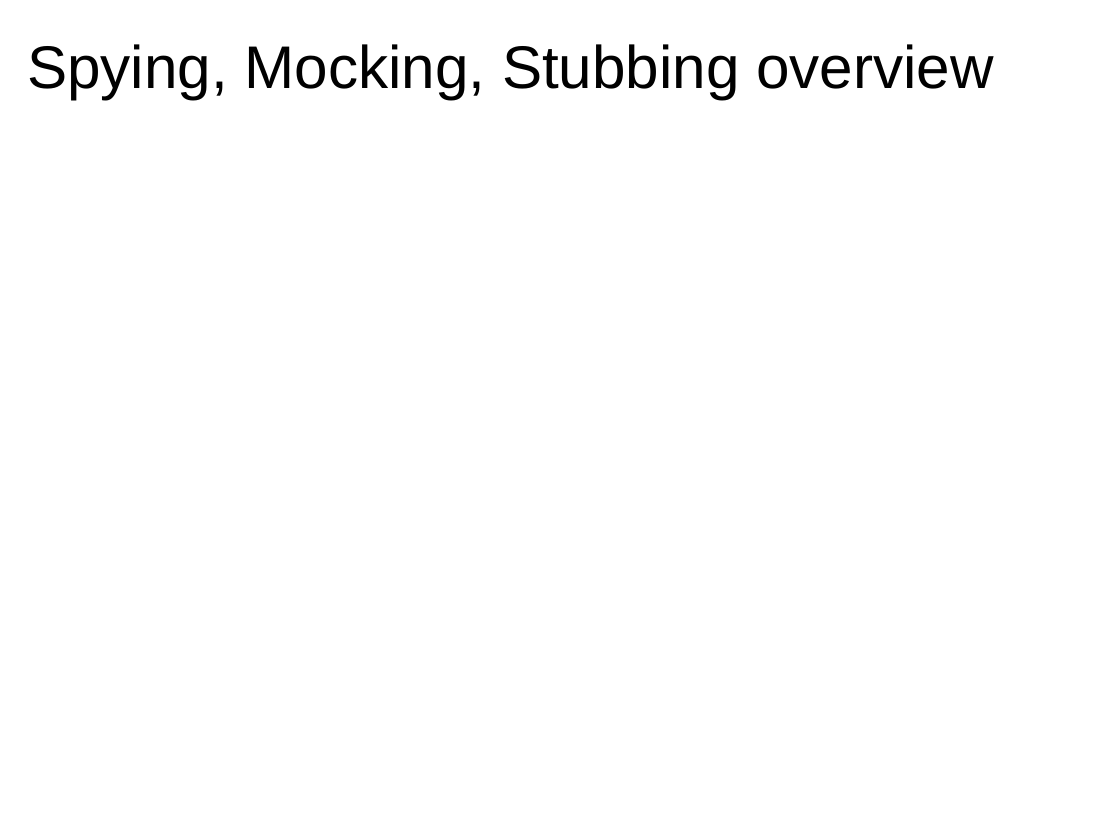
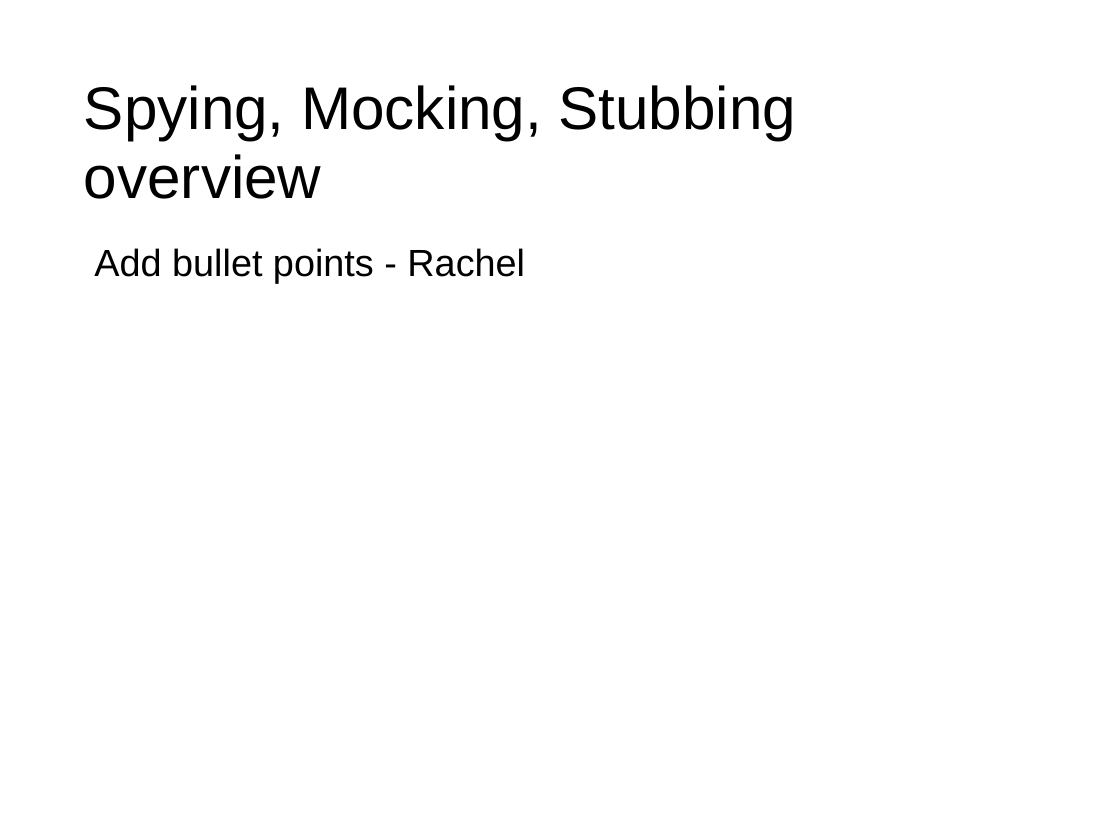
Before and after one commit to jomontanari/JasmineBowlingGame, a slide deck: slide 10 of TestingJavaScript_with_Jasmine.ppt (slide 11 before the commit). Drawn at 1120x840 pixels with LibreOffice and Linux fonts; fonts in the diff are those of the drawing. Boxes give left, top, right and bottom in pixels: in the first picture for what was removed or moved away, otherwise in the second. Text is boxed around its words. In the diff, an @@ line names an element or a change of style, - is before the commit and + after.

```diff
--- a/TestingJavaScript_with_Jasmine.ppt
+++ b/TestingJavaScript_with_Jasmine.ppt
@@ title "Spying, Mocking, Stubbing overview" rewrapped from (x1=27, y1=44, x2=993, y2=99) to (x1=84, y1=85, x2=796, y2=199) @@
@@ text added at (x1=94, y1=248, x2=525, y2=284), 27 pt, text #000000 @@
+Add bullet points - Rachel
```
Also in this commit, not shown: 5 other slides changed, 6 slides added, 9 slides removed, 1 other file.
